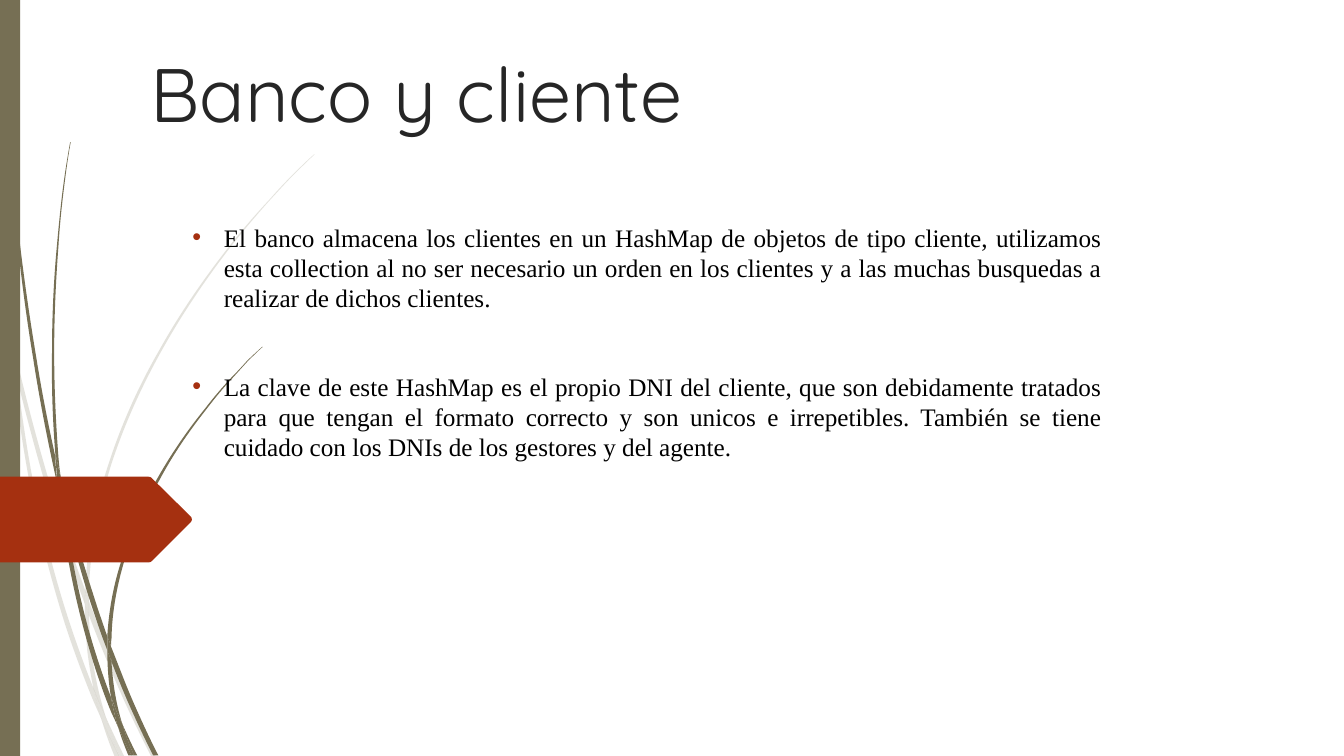
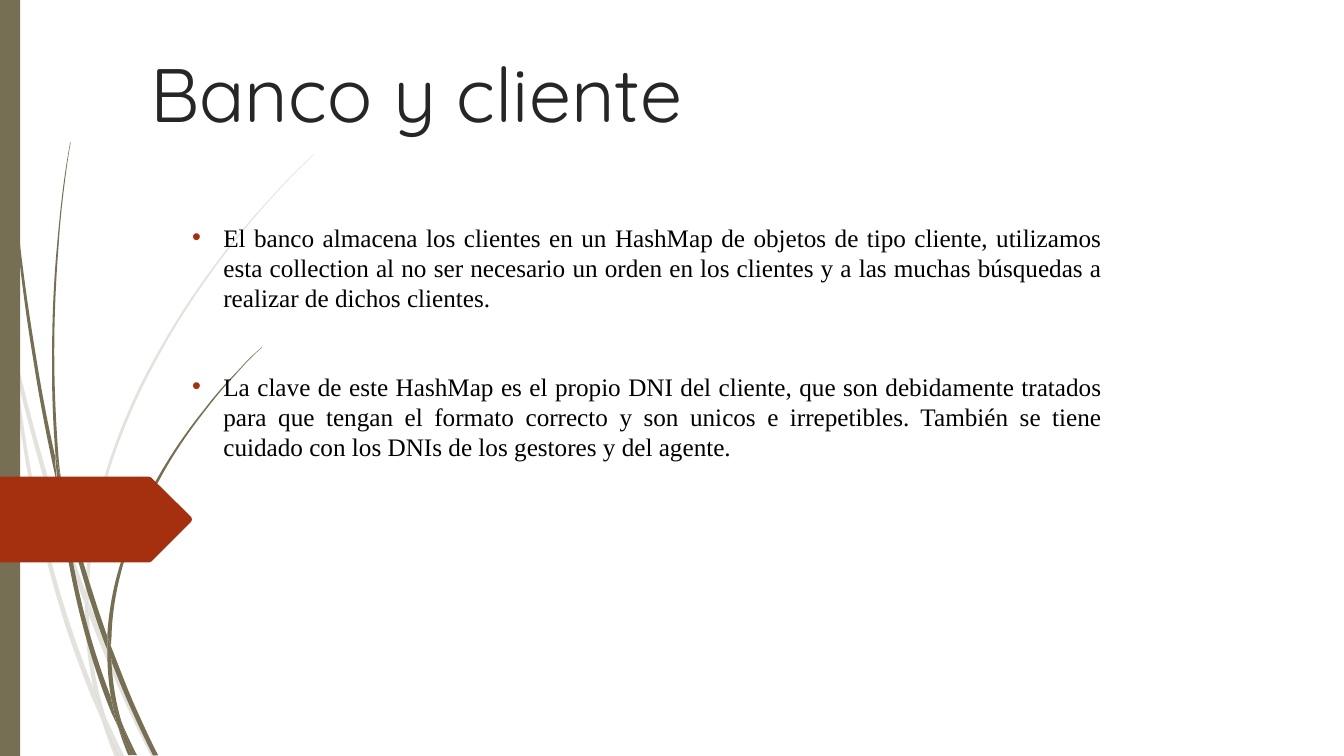
Before and after one commit to LordHansTopo/PrcGrpIDD, a slide deck: slide 4 of Banco de Inversiones.ppt. Drawn at 1344x756 pixels with LibreOffice and Linux fonts; fonts in the diff are those of the drawing; background and template pictures are left out. Boxes give left, top, right and bottom in pixels: in the first picture for what was removed or moved away, otherwise in the second. Text is boxed around its words. In the diff, an @@ line names an element or a change of style, - is before the commit and + after.

```diff
--- a/Banco de Inversiones.ppt
+++ b/Banco de Inversiones.ppt
@@ text at [223, 229, 1101, 308]: text changed @@
-• El banco almacena los clientes en un HashMap de objetos de tipo cliente, utilizamos esta collection al no ser necesario un orden en los clientes y a las muchas busquedas a realizar de dichos clientes.
+• El banco almacena los clientes en un HashMap de objetos de tipo cliente, utilizamos esta collection al no ser necesario un orden en los clientes y a las muchas búsquedas a realizar de dichos clientes.
@@ outline redrawn in 13 elements at [14, 348, 86, 603], [11, 353, 102, 719], [86, 154, 314, 600], [3, 0, 57, 485], [111, 646, 158, 755], [57, 481, 118, 726], [55, 452, 64, 509], [107, 347, 262, 646], [107, 650, 122, 724], [111, 696, 134, 755], [89, 600, 155, 756], [123, 724, 137, 756], [118, 727, 131, 755] @@
```
Also in this commit, not shown: 11 other slides changed.
